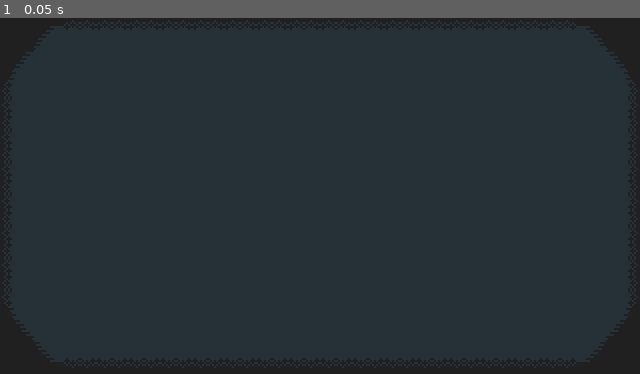
Above: before the commit, frame 1.
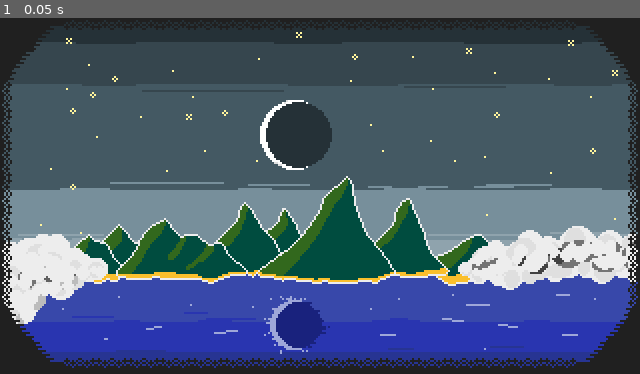
Above: after the commit, the same moment.

Repository: krakenlab/archipelago.game
Game: Godot game, scene res://Main.tscn
The game is run twice, just before and just after one commit, with the same random seed, the same clock (stepped at 60 frames per second) and the same inputs.
Inputs:
- Up to frame 1 (0.05 s): no input

The runs differ from the first frame. In frame 1, 73% of the frame differs, in the area x 0-100%, y 3-99%.

Commit message:
feat: add background texture

Diff:
--- a/game/Main.tscn
+++ b/game/Main.tscn
@@ -1,6 +1,7 @@
-[gd_scene load_steps=2 format=2]
+[gd_scene load_steps=3 format=2]
 
 [ext_resource path="res://assets/textures/ui/frame.png" type="Texture" id=1]
+[ext_resource path="res://assets/textures/ui/background.png" type="Texture" id=2]
 
 [node name="Main" type="Node"]
 
@@ -9,5 +10,8 @@
 [node name="Camera" type="Camera2D" parent="World"]
 current = true
 
+[node name="Background" type="Sprite" parent="World/Camera"]
+texture = ExtResource( 2 )
+
 [node name="Frame" type="Sprite" parent="World/Camera"]
 texture = ExtResource( 1 )
--- a/game/project.godot
+++ b/game/project.godot
@@ -46,6 +46,30 @@
 
 common/drop_mouse_on_gui_input_disabled=true
 
+[importer_defaults]
+
+texture={
+"compress/bptc_ldr": 0,
+"compress/hdr_mode": 0,
+"compress/lossy_quality": 0.7,
+"compress/mode": 0,
+"compress/normal_map": 0,
+"detect_3d": false,
+"flags/anisotropic": false,
+"flags/filter": false,
+"flags/mipmaps": false,
+"flags/repeat": 0,
+"flags/srgb": 2,
+"process/HDR_as_SRGB": false,
+"process/fix_alpha_border": true,
+"process/invert_color": false,
+"process/normal_map_invert_y": false,
+"process/premult_alpha": false,
+"size_limit": 0,
+"stream": false,
+"svg/scale": 1.0
+}
+
 [physics]
 
 common/enable_pause_aware_picking=true
Not shown, added: game/assets/textures/ui/background.png.import
